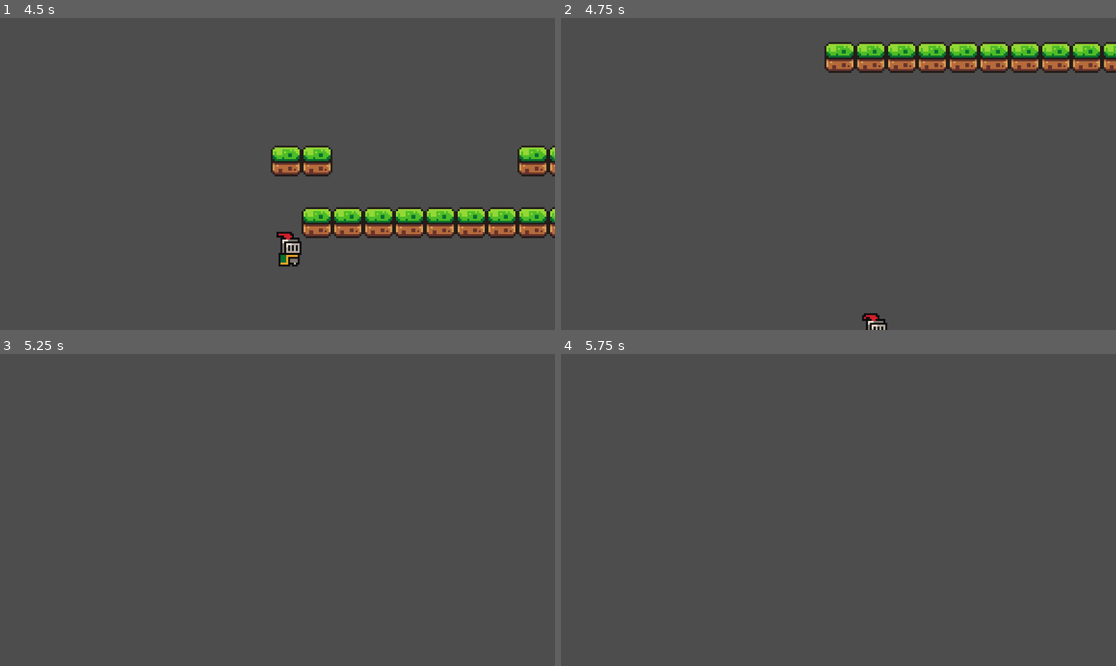
Above: before the commit, frames 1-4 (two rows, left to right).
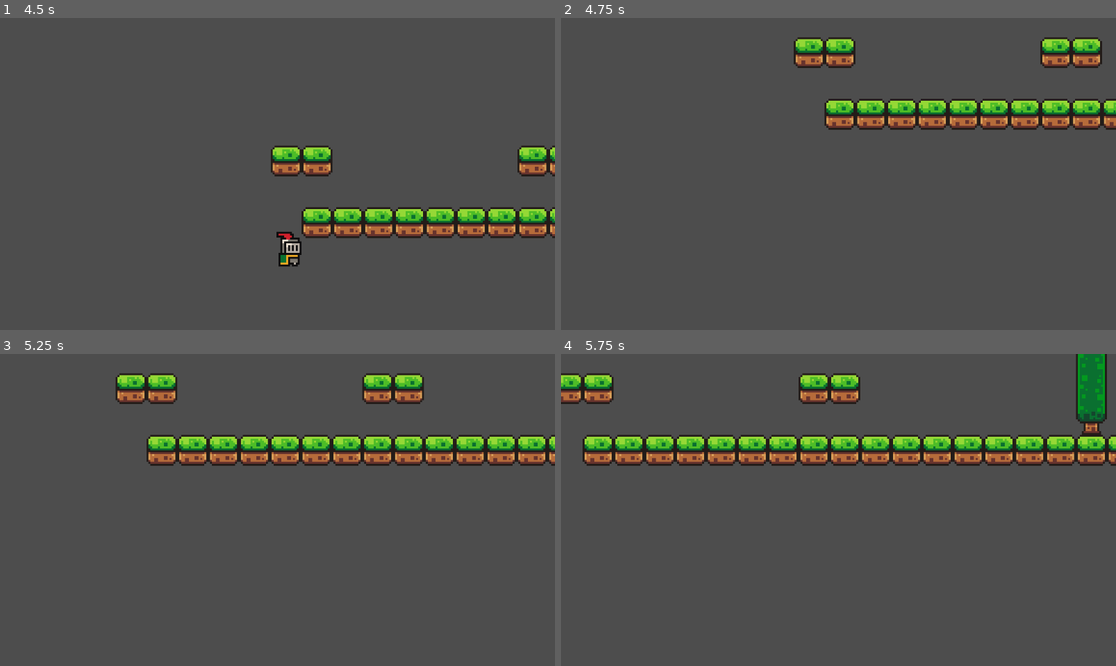
Above: after the commit, the same moments.

Repository: Nikman800/Lab_4_Game
Game: Godot game, scene res://scenes/game.tscn
The game is run twice, just before and just after one commit, with the same random seed, the same clock (stepped at 60 frames per second) and the same inputs.
Inputs:
- Up to frame 1 (4.5 s): tap Enter (ui_accept) at 0.5, 0.77, 1.52, 3.02, 3.77 s; hold Right (ui_right) 0.53-2.03 s; hold Left (ui_left) 2.03-4.28 s; hold Right (ui_right) from 4.28 s (still down)
- Up to frame 2 (4.75 s): keep holding Right (ui_right); tap Enter (ui_accept) at 4.52 s
- Up to frame 3 (5.25 s): keep holding Right (ui_right)
- Up to frame 4 (5.75 s): keep holding Right (ui_right)

Frame 1 is identical in both runs. In frame 2, 11% of the frame differs, in the area x 41-100%, y 6-100%; in frame 3, 9.1%; in frame 4, 12%, in the area x 0-100%, y 0-36%.

Commit message:
Added player z index to overlay most things and prevented camera from moving from death

Diff:
--- a/scenes/game.tscn
+++ b/scenes/game.tscn
@@ -413,9 +413,11 @@
 layer_0/tile_data = PackedInt32Array(65532, 0, 0, 65533, 0, 0, 65534, 0, 0, 65535, 0, 0, 0, 0, 0, 1, 0, 0, 2, 0, 0, 3,  …(376 unchanged characters)…
 
 [node name="Player" parent="." instance=ExtResource("1_ppmqx")]
+z_index = 5
 position = Vector2(1, -10)
 
 [node name="Camera2D" type="Camera2D" parent="Player"]
 position = Vector2(0, -8)
 zoom = Vector2(4, 4)
+limit_bottom = 120
 position_smoothing_enabled = true
